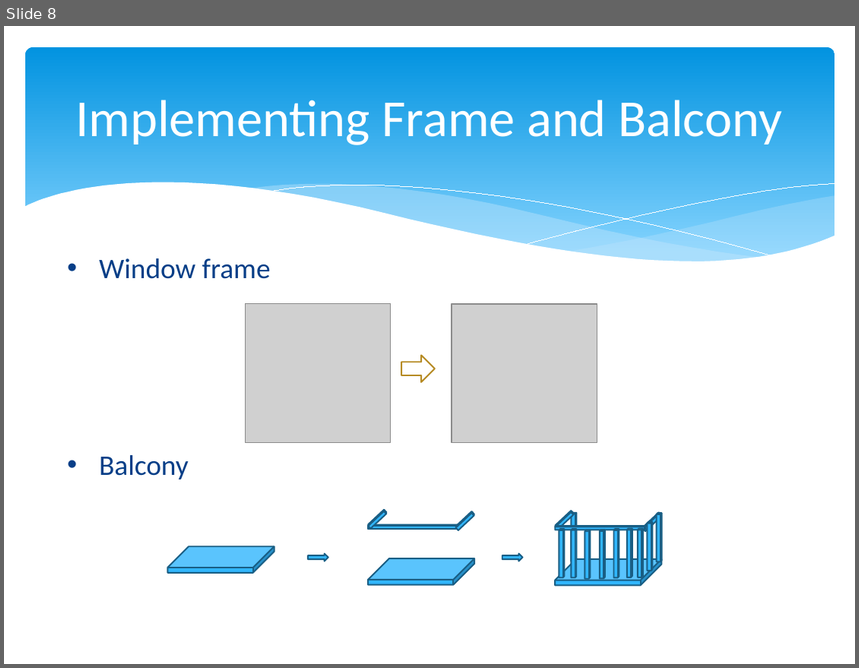
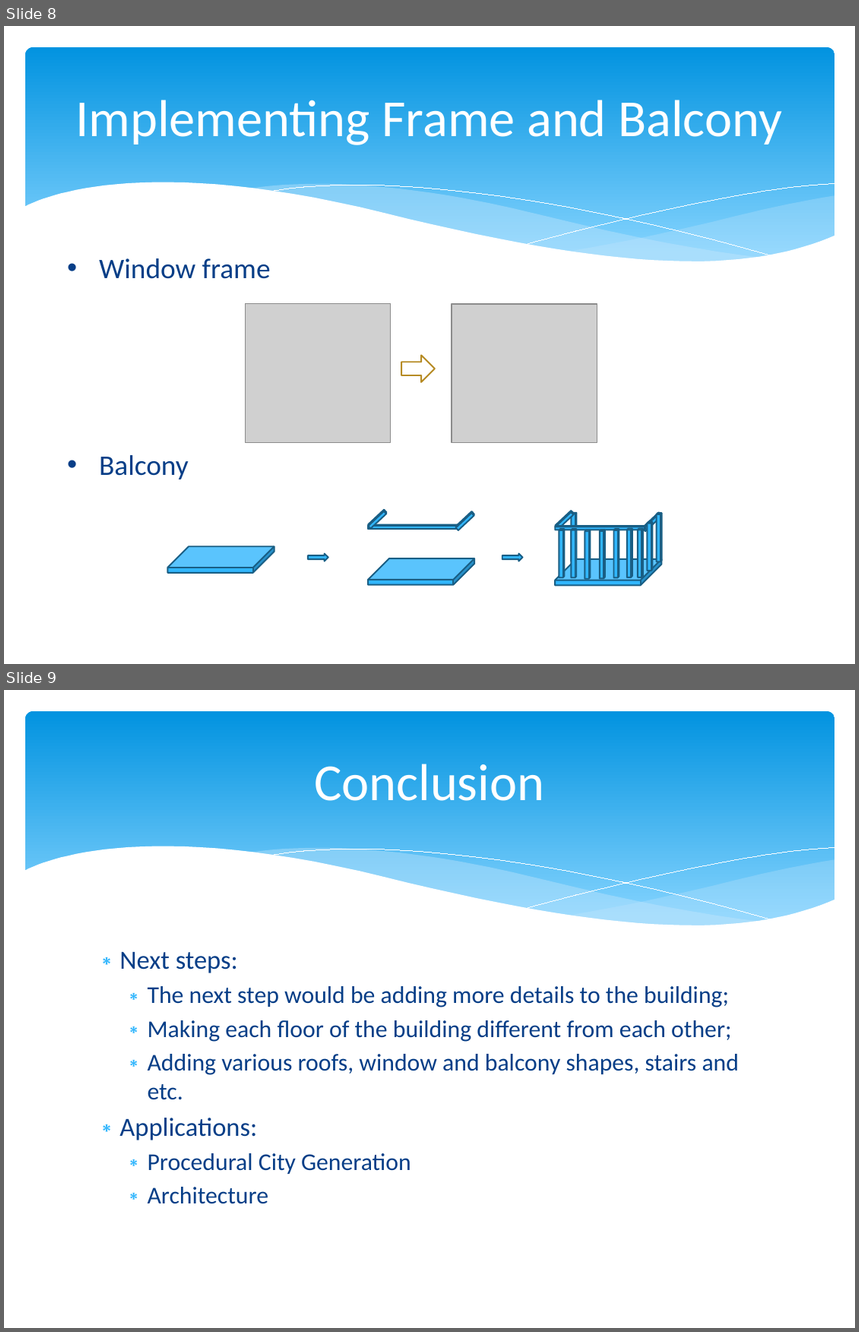
Before and after one commit to M-Berkaliyeva/L-System_Buildings, a slide deck: MSc CGE – MathsGfx1 – Coursework2.pptx. Shown one above the other, each under a label of ours: slide 8 before the commit, slides 8 and 9 after it. The pictures are 859x668 and 859x1332 pixels, drawn with LibreOffice and Linux fonts; fonts in the diff are those of the drawing; grey boxes stand for pictures. Boxes give left, top, right and bottom in pixels: in the first picture for what was removed or moved away, otherwise in the second. Text is boxed around its words. In the diff, an @@ line names an element or a change of style, - is before the commit and + after.

Commit message:
Updated ppt
Updated ppt

```diff
--- a/MSc CGE – MathsGfx1 – Coursework2.pptx
+++ b/MSc CGE – MathsGfx1 – Coursework2.pptx
@@ slide 9 added at box(4, 690, 855, 1328), background #FFFFFF; not listed: 6 template elements that a slide beside it also shows @@
@@ title added at box(314, 764, 544, 801), 44 pt, text #FFFFFF @@
+Conclusion
@@ text added at box(120, 952, 740, 1205), 20.4 pt, text #073E87 @@
+∗ Next steps:
+  ∗ The next step would be adding more details to the building;
+  ∗ Making each floor of the building different from each other;
+  ∗ Adding various roofs, window and balcony shapes, stairs and etc.
+∗ Applications:
+  ∗ Procedural City Generation
+  ∗ Architecture
```
